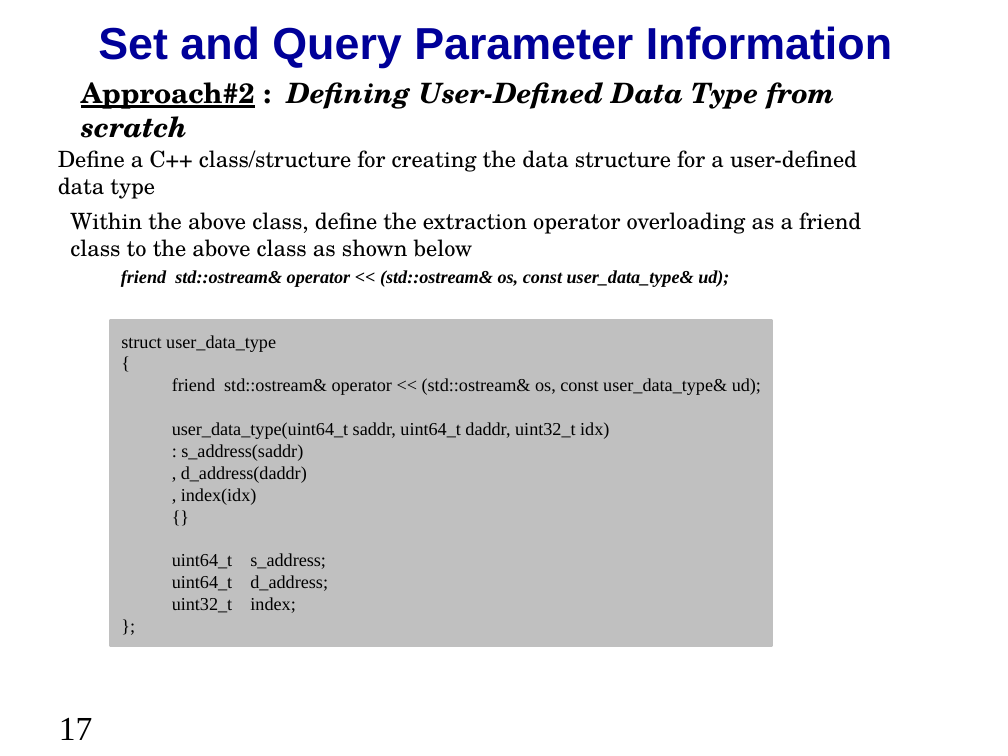
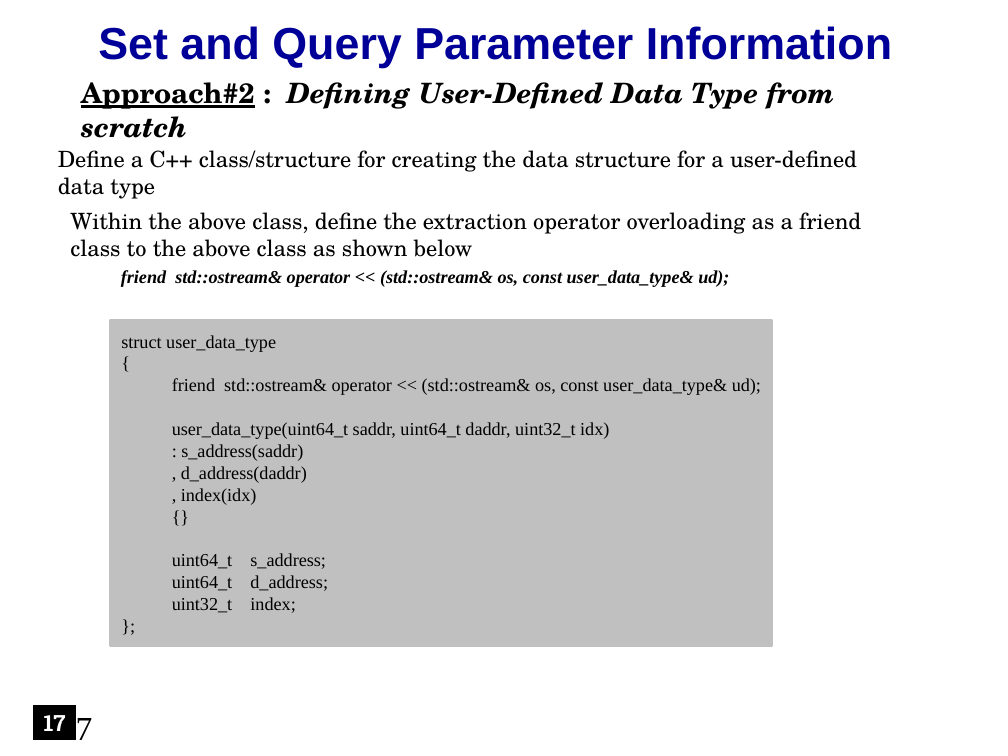
Before and after one commit to accellera-official/cci, a slide deck: slide 17 of examples/ex16_User_Defined_Data_Type/docs/ex16_User_Defined_Data_Type.ppt. Drawn at 1008x756 pixels with LibreOffice and Linux fonts; fonts in the diff are those of the drawing; background and template pictures are left out. Boxes give left, top, right and bottom in pixels: in the first picture for what was removed or moved away, otherwise in the second. Text is boxed around its words. In the diff, an @@ line names an element or a change of style, - is before the commit and + after.

```diff
--- a/examples/ex16_User_Defined_Data_Type/docs/ex16_User_Defined_Data_Type.ppt
+++ b/examples/ex16_User_Defined_Data_Type/docs/ex16_User_Defined_Data_Type.ppt
@@ rectangle added at box(33, 706, 76, 739), fill #000000, outline #000000 0.74 pt, 16 pt, text #FFFFFF, bold @@
+17
```
Also in this commit, not shown: 18 other slides changed, 11 other files.
